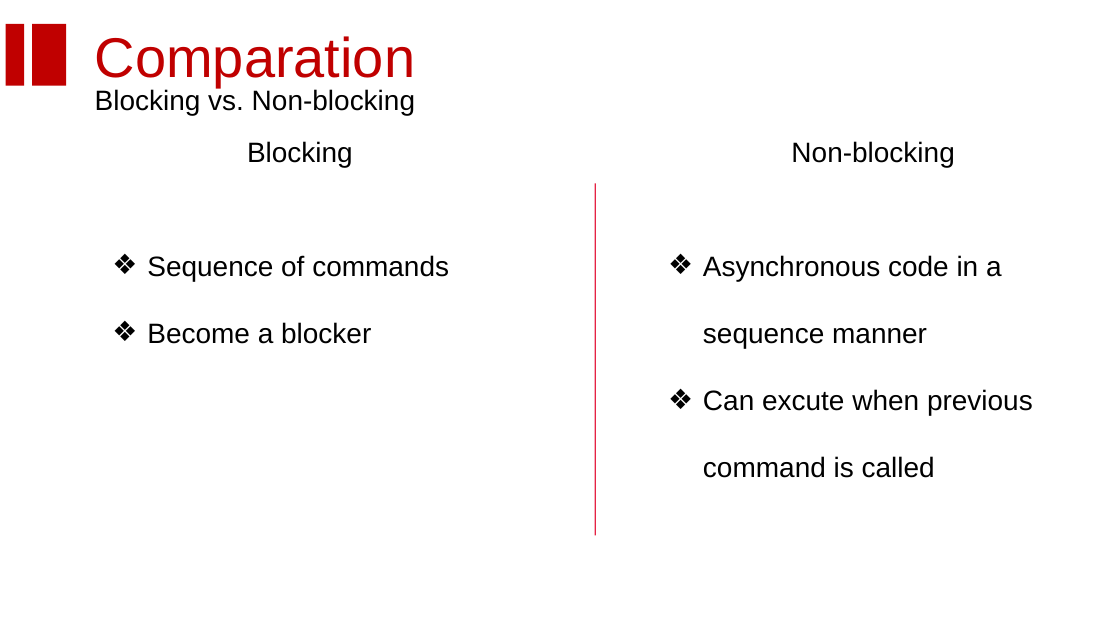
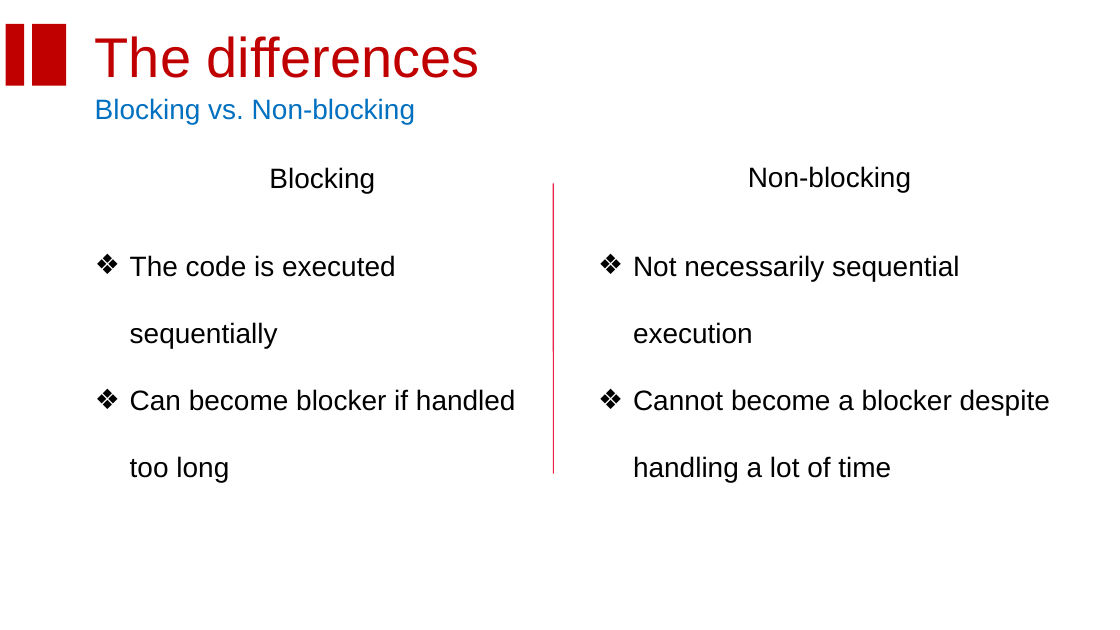
Before and after one commit to homanad/KotlinCoroutines, a slide deck: slide 10 of Coroutine.pptx. Drawn at 1120x630 pixels with LibreOffice and Linux fonts; fonts in the diff are those of the drawing; background and template pictures are left out. Boxes give left, top, right and bottom in pixels: in the first picture for what was removed or moved away, otherwise in the second. Text is boxed around its words. In the diff, an @@ line names an element or a change of style, - is before the commit and + after.

```diff
--- a/Coroutine.pptx
+++ b/Coroutine.pptx
@@ text at [95, 36, 480, 78]: text changed @@
-Comparation
+The differences
@@ text "Blocking vs. Non-blocking": place and size @@
-text "Blocking vs. Non-blocking" at [95, 88, 415, 115]
+text "Blocking vs. Non-blocking" at [95, 98, 415, 124]
@@ text "Blocking vs. Non-blocking" at [95, 98, 415, 124]: text colour #000000 to #0070C0 @@
@@ text "Blocking": place and size @@
-text "Blocking" at [247, 141, 353, 167]
+text "Blocking" at [269, 167, 375, 193]
@@ text "Blocking" at [269, 167, 375, 193]: alignment left to centre @@
@@ text "Non-blocking" at [748, 166, 911, 192]: alignment left to centre @@
@@ text "Non-blocking": place and size @@
-text "Non-blocking" at [791, 141, 954, 167]
+text "Non-blocking" at [748, 166, 911, 192]
@@ line moved from (595, 184) - (595, 535) to (553, 184) - (553, 474) @@
@@ text at [130, 255, 516, 482]: text changed @@
-❖ Sequence of commands
-❖ Become a blocker
+❖ The code is executed sequentially
+❖ Can become blocker if handled too long
@@ text at [633, 255, 1050, 482]: text changed @@
-❖ Asynchronous code in a sequence manner
-❖ Can excute when previous command is called
+❖ Not necessarily sequential execution
+❖ Cannot become a blocker despite handling a lot of time
```
Also in this commit, not shown: 15 other slides changed, 14 slides added, 14 slides removed.
